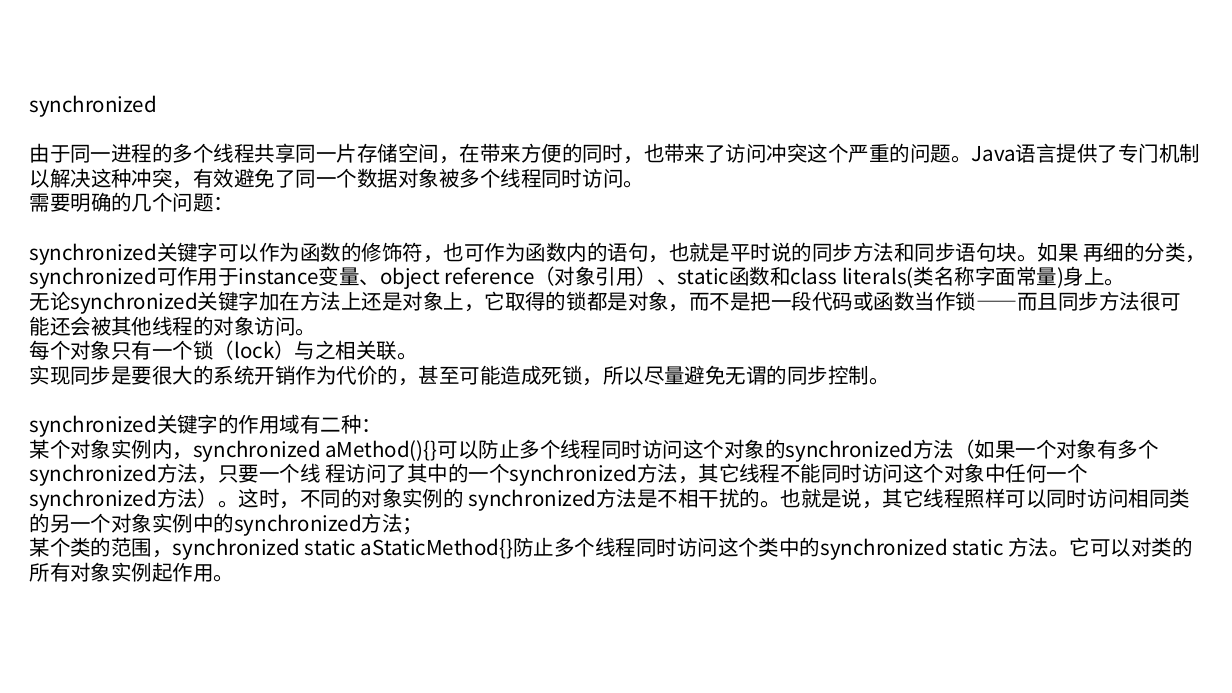
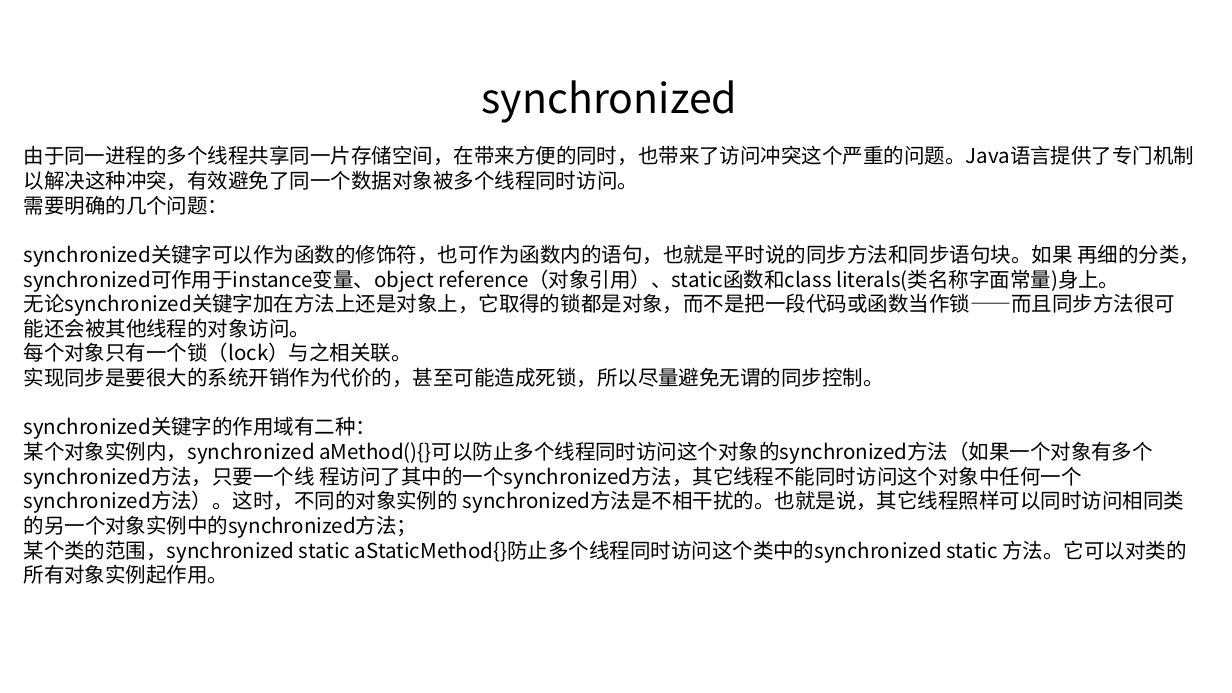
Before and after one commit to linkknown/PPT, a slide deck: slide 15 of 基础PPT/第10章：Java并发基础.pptx (slide 12 before the commit). Drawn at 1232x693 pixels with LibreOffice and Linux fonts; fonts in the diff are those of the drawing; background and template pictures are left out. Boxes give left, top, right and bottom in pixels: in the first picture for what was removed or moved away, otherwise in the second. Text is boxed around its words. In the diff, an @@ line names an element or a change of style, - is before the commit and + after.

```diff
--- a/基础PPT/第10章：Java并发基础.pptx
+++ b/基础PPT/第10章：Java并发基础.pptx
@@ text added at (482, 80, 738, 123), 32 pt, text #000000 @@
+synchronized
@@ text at (30, 95, 157, 117): paragraph removed @@
-synchronized
@@ text "由于同一进程的多个线程共享同一片存储空间，在带来方便的同时，也带来了访问冲突这个严重的问题。Java语言提供了专门机制以 ...": place and size @@
-text "由于同一进程的多个线程共享同一片存储空间，在带来方便的同时，也带来了访问冲突这个严重的问题。Java语言提供了专门机制以 ..." at (30, 95, 1206, 582)
+text "由于同一进程的多个线程共享同一片存储空间，在带来方便的同时，也带来了访问冲突这个严重的问题。Java语言提供了专门机制以 ..." at (24, 145, 1200, 584)
```
Also in this commit, not shown: 15 other slides changed, 3 slides added, 2 slides removed.
